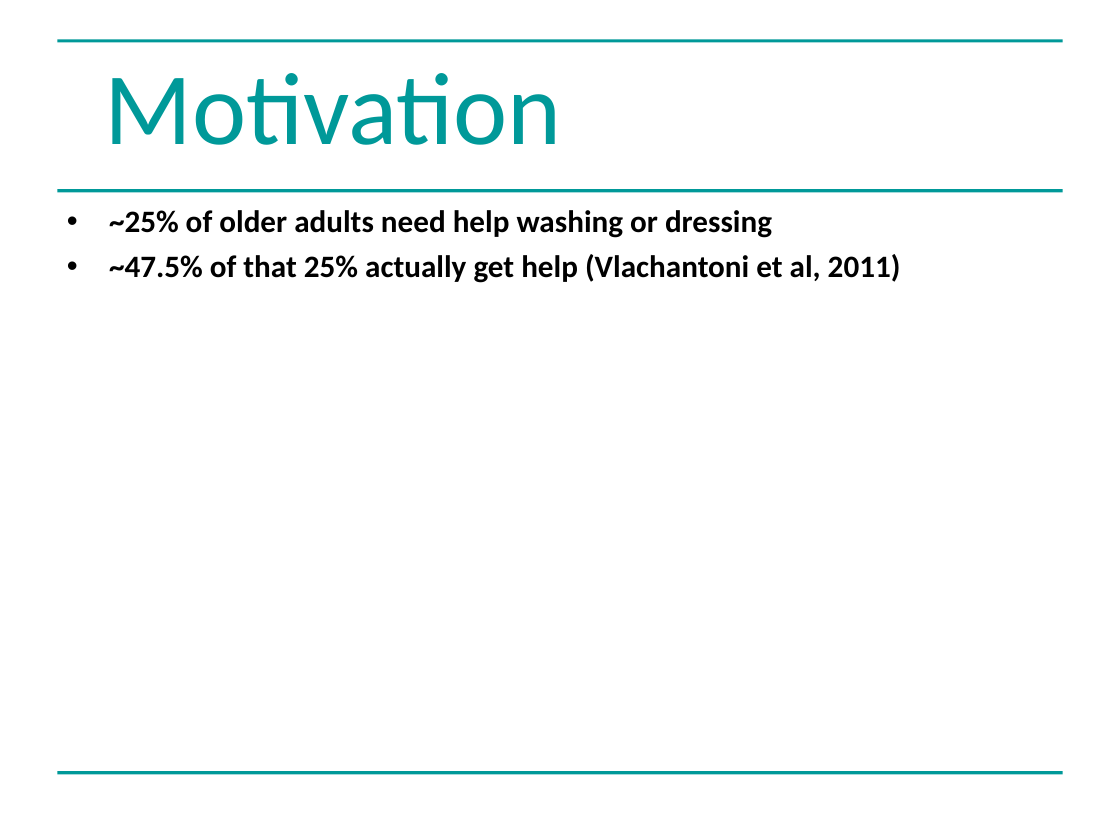
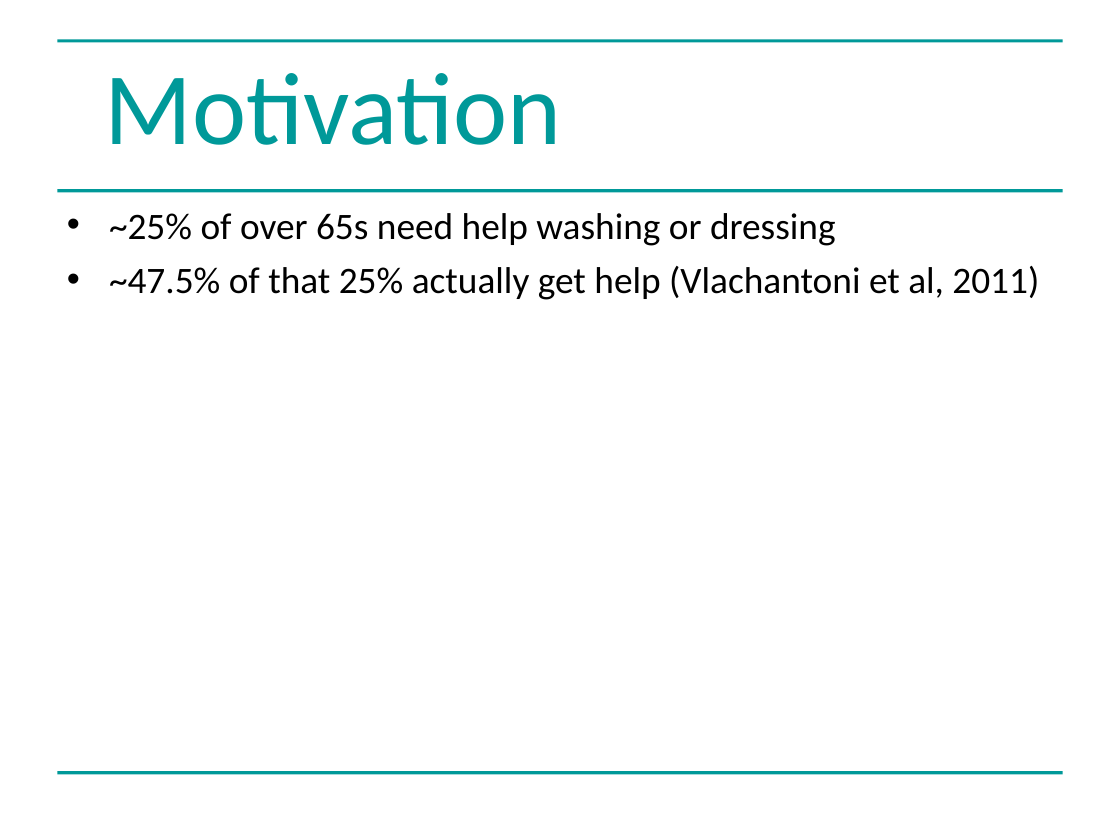
Before and after one commit to greenape/bsps2015, a slide deck: slide 3 of presentation/risky_aging_bsps.ppt. Drawn at 1120x840 pixels with LibreOffice and Linux fonts; fonts in the diff are those of the drawing. Boxes give left, top, right and bottom in pixels: in the first picture for what was removed or moved away, otherwise in the second. Text is boxed around its words. In the diff, an @@ line names an element or a change of style, - is before the commit and + after.

```diff
--- a/presentation/risky_aging_bsps.ppt
+++ b/presentation/risky_aging_bsps.ppt
@@ text at (109,213,836,246): text changed; size 20 to 24 pt; bold off @@
-• ~25% of older adults need help washing or dressing
+• ~25% of over 65s need help washing or dressing
@@ text at (109,266,1039,300): size 20 to 24 pt, bold off in "~47.5% of that 25% actually get help ..."; more space between paragraphs @@
```
Also in this commit, not shown: 6 other slides changed.
